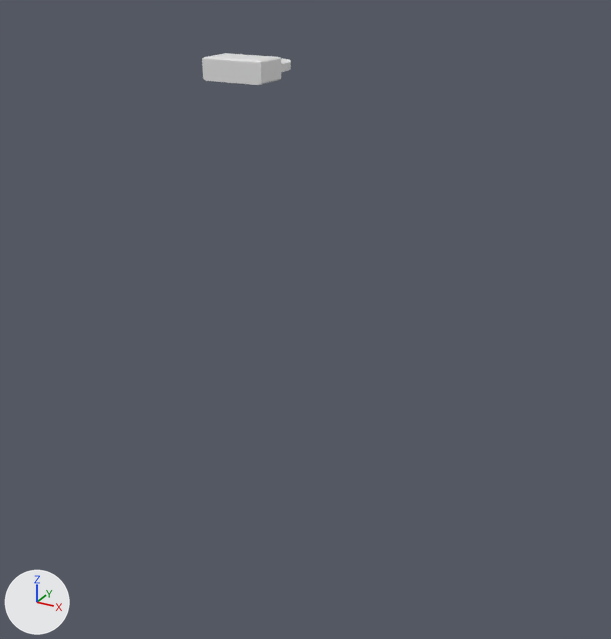
What one commit did to the FBX model chars/vrperson1hs.fbx.
Before and after are seen from a 50 mm lens placed at (1.254, -2.003, 1.956), pointed at (0.115, 0.068, 0.92). Every picture has the same lights, and +X, +Y and +Z are marked at lower left. Where no turn or scale is listed for an object, it has been applied to the vertices.

Objects in the first picture: 'VRHeadset'.
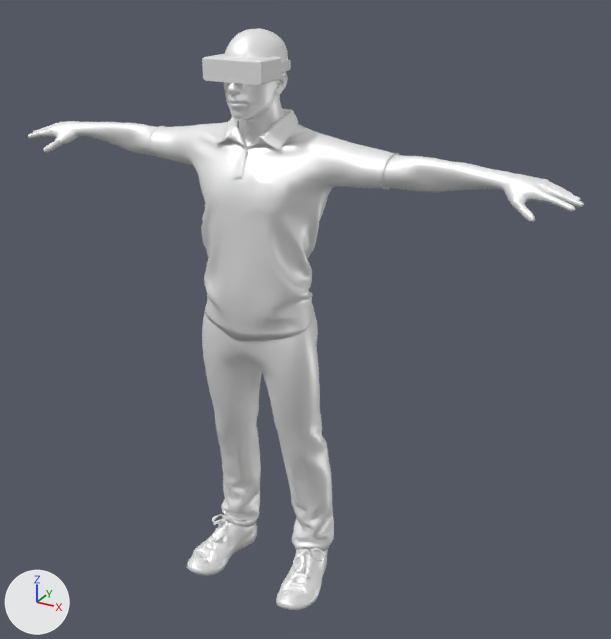
The newer file is also turned or shifted as a whole; pictures and numbers use the older file's frame.

Scene script edits in JSON lines:
```json
{"op": "add", "block": "mat_ch01_body", "code": ["mat_ch01_body = principled_material('Ch01_body')", "mat_ch01_body.base_color = (1.0, 1.0, 1.0)  # white #ffffff", "mat_ch01_body.metallic = 0.5"]}
{"op": "add", "block": "me_mesh_004", "code": ["me_mesh_004 = bpy.data.meshes.new('Mesh.004')", "me_mesh_004.from_pydata(...)  # 3586 vertices, 3601 faces; spans x -0.212..0.214, y -0.15..0.12, z 0.067..1.006", "me_mesh_004.materials.append(mat_ch01_body)  # white #ffffff"]}
{"op": "add", "block": "me_mesh_003", "code": ["me_mesh_003 = bpy.data.meshes.new('Mesh.003')", "me_mesh_003.from_pydata(...)  # 2164 vertices, 2288 faces; spans x -0.238..0.238, y -0.212..0.113, z -0.004..0.132", "me_mesh_003.materials.append(mat_ch01_body)  # white #ffffff"]}
{"op": "add", "block": "me_mesh", "code": ["me_mesh = bpy.data.meshes.new('Mesh')", "me_mesh.from_pydata(...)  # 9534 vertices, 9481 faces; spans x -0.89..0.89, y -0.15..0.1, z 0.06..1.76", "me_mesh.materials.append(mat_ch01_body)  # white #ffffff"]}
{"op": "add", "block": "me_mesh_001", "code": ["me_mesh_001 = bpy.data.meshes.new('Mesh.001')", "me_mesh_001.from_pydata(...)  # 5862 vertices, 5988 faces; spans x -0.388..0.389, y -0.158..0.136, z 0.902..1.543", "me_mesh_001.materials.append(mat_ch01_body)  # white #ffffff"]}
{"op": "add", "block": "ob_ch01_pants", "code": ["ob_ch01_pants = bpy.data.objects.new('Ch01_Pants', me_mesh_004)", "ob_ch01_pants.location = (0.0, 0.021, 0.0)"]}
{"op": "add", "block": "ob_ch01_sneakers", "code": ["ob_ch01_sneakers = bpy.data.objects.new('Ch01_Sneakers', me_mesh_003)", "ob_ch01_sneakers.location = (0.0, 0.021, 0.0)"]}
{"op": "add", "block": "ob_ch01_body", "code": ["ob_ch01_body = bpy.data.objects.new('Ch01_Body', me_mesh)", "ob_ch01_body.location = (0.0, 0.021, 0.0)"]}
{"op": "add", "block": "ob_ch01_shirt", "code": ["ob_ch01_shirt = bpy.data.objects.new('Ch01_Shirt', me_mesh_001)", "ob_ch01_shirt.location = (0.0, 0.021, 0.0)"]}
```

Boxes (x1, y1, x2, y2) around the edits, measured in the pictures (611 x 639 px):
```json
{"object": "Ch01_Shirt", "change": "added", "after": [149, 109, 399, 341]}
{"object": "Ch01_Pants", "change": "added", "after": [202, 312, 334, 550]}
{"object": "Ch01_Body", "change": "added", "after": [28, 29, 584, 549]}
{"object": "Ch01_Sneakers", "change": "added", "after": [187, 514, 328, 610]}
```
